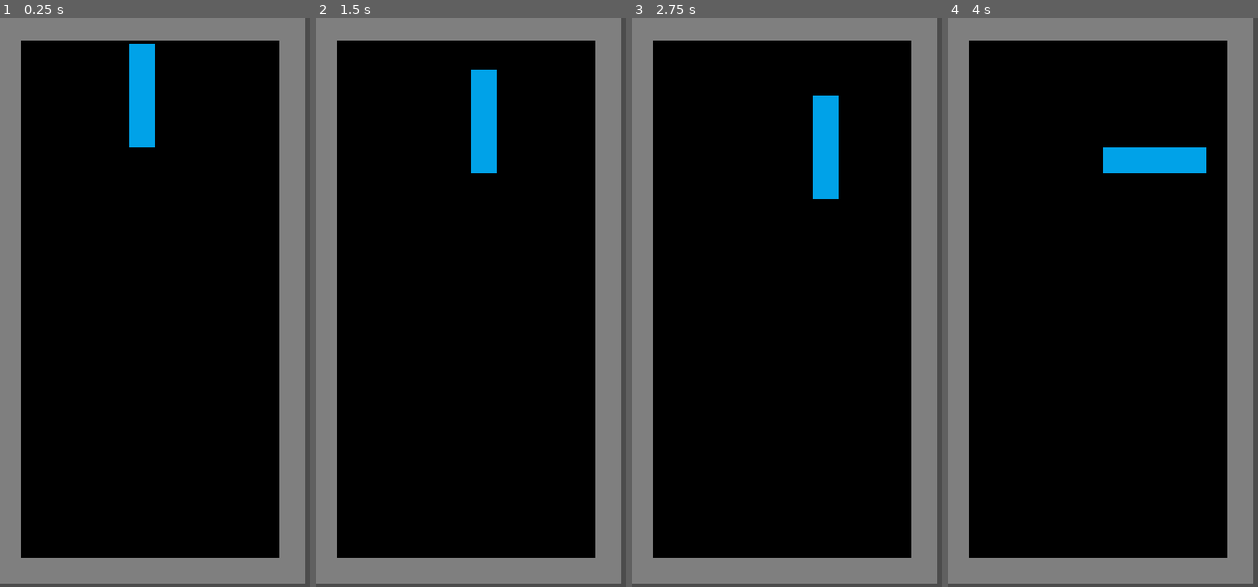
Above: before the commit, frames 1-4 (left to right).
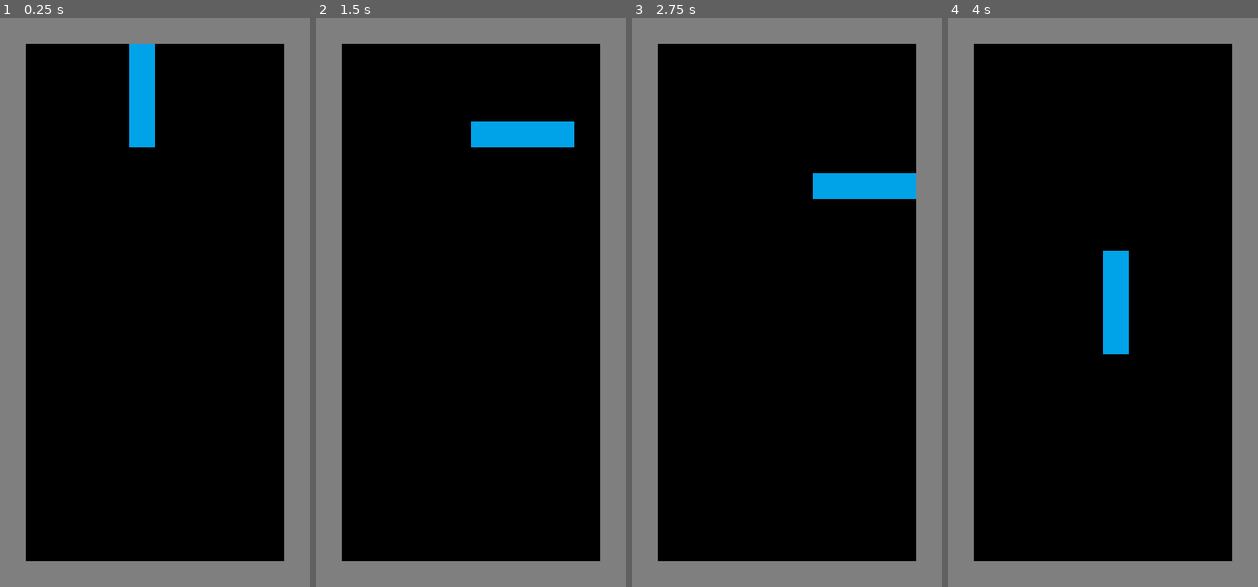
Above: after the commit, the same moments.

Repository: EricsonWillians/GodoTetris
Game: Godot game, scene res://Main.tscn
Same seed, same stepped clock (60 frames per second), same inputs: the game is played once before the commit and once after it.
Inputs:
- Up to frame 1 (0.25 s): no input
- Up to frame 2 (1.5 s): tap Enter at 0.5 s; hold Right 0.53-1.28 s; tap Space at 1.25 s; hold Down from 1.28 s (still down)
- Up to frame 3 (2.75 s): release Down at 2.03 s; hold Right from 2.03 s (still down)
- Up to frame 4 (4 s): tap Enter at 2.75 s; release Right at 2.78 s; hold Up 2.78-3.53 s; hold Left from 3.53 s (still down)

The runs differ from the first frame. In frame 1, 5.9% of the frame differs, in the area x 0-100%, y 0-100%; in frame 2, 8.2%; in frame 3, 8.1%; in frame 4, 8.9%.

Commit message:
Implemented basic collision logic.

Diff:
--- a/Board.gd
+++ b/Board.gd
@@ -1,20 +1,24 @@
 extends Node2D
 
 var _timer = null
+const GAME_SPEED = 0.5;
 const CELL_SIZE = 16;
 const X_CENTER = 80;
 
 onready var board_node = get_node("/root/Main/Board").get_node("TileMap");
 onready var piece_node = get_node("/root/Main/Board/IPiece")
 var movement = Vector2()
+var placed_pieces = []
 var current_rotation = 0
+
+var score = 0
 
 func _ready():
 	_timer = Timer.new();
 	add_child(_timer);
 
 	_timer.connect("timeout", self, "_on_Timer_timeout")
-	_timer.set_wait_time(1.0)
+	_timer.set_wait_time(GAME_SPEED)
 	_timer.set_one_shot(false) # Make sure it loops
 	_timer.start()
 	piece_node.show()
@@ -23,26 +27,36 @@
 
 func _input(event):
 	if event is InputEventKey and event.pressed:
+		var rotations = piece_node.get_children()
 		if event.scancode == KEY_RIGHT:
 			piece_node.position.x = piece_node.position.x + CELL_SIZE
 		elif event.scancode == KEY_LEFT:
 			piece_node.position.x = piece_node.position.x - CELL_SIZE
 		elif event.scancode == KEY_UP:
-			var rotations = piece_node.get_children()
 			if (current_rotation < rotations.size() - 1):
 				current_rotation = current_rotation + 1
 			else:
 				current_rotation = 0
-			for i in range(0, rotations.size()):
-				if (i == current_rotation):
-					rotations[i].show()
-				else:
-					rotations[i].hide()
+		elif event.scancode == KEY_DOWN:
+			if (current_rotation > 0):
+				current_rotation = current_rotation - 1
+			else:
+				current_rotation = rotations.size() - 1
+		for i in range(0, rotations.size()):
+			if (i == current_rotation):
+				rotations[i].show()
+			else:
+				rotations[i].hide()
 
 func _on_Timer_timeout():
-	var last_line_y_pos = board_node.map_to_world(Vector2(0, 21))[1];
-	if (piece_node.position.y < last_line_y_pos - CELL_SIZE):
+	var last_line_y_pos = board_node.map_to_world(Vector2(0, 20))[1];
+	var current_piece_rotation = piece_node.get_children()[current_rotation]
+	var used_cells = current_piece_rotation.get_used_cells()
+	var piece_height = (CELL_SIZE * used_cells[used_cells.size()-1][1])
+	if (piece_node.position.y < last_line_y_pos - piece_height):
 		piece_node.position.y = piece_node.position.y + CELL_SIZE;
+	elif (piece_node.position.y + (piece_height - CELL_SIZE) == last_line_y_pos):
+		placed_pieces.append([piece_node.position.x, piece_node.position.y + piece_height])
 
 func _process(delta):
 	pass
--- a/Board.tscn
+++ b/Board.tscn
@@ -28,7 +28,6 @@
 [node name="Board" type="Node2D"]
 
 [node name="TileMap" type="TileMap" parent="."]
-position = Vector2( -3, -2 )
 tile_set = SubResource( 1 )
 cell_size = Vector2( 16, 16 )
 format = 1
